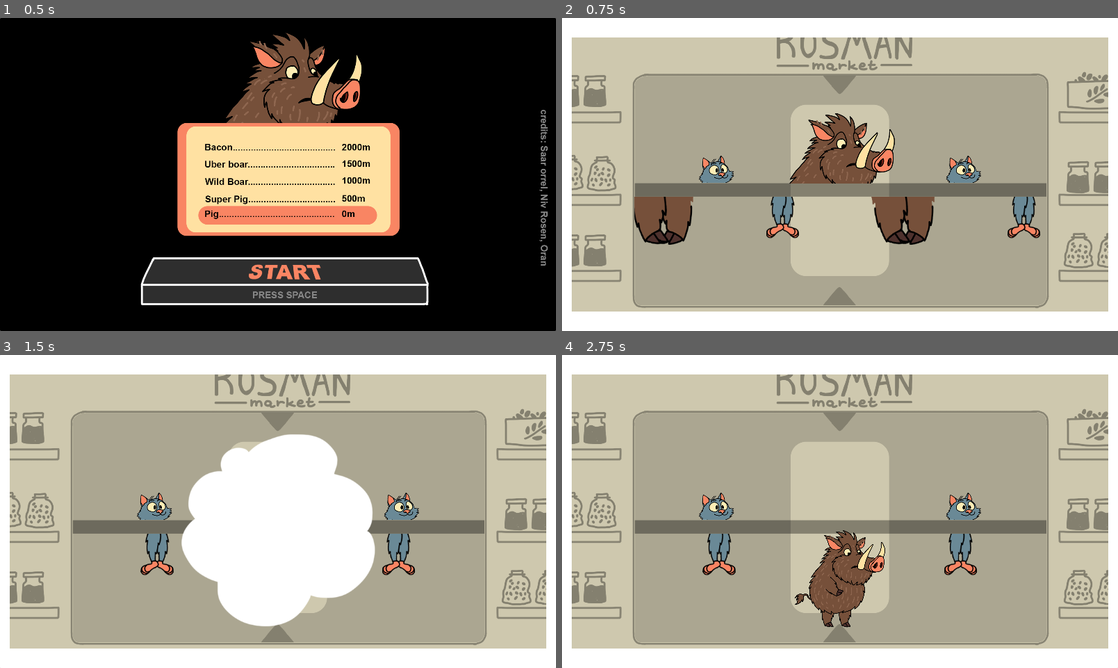
Above: before the commit, frames 1-4 (two rows, left to right).
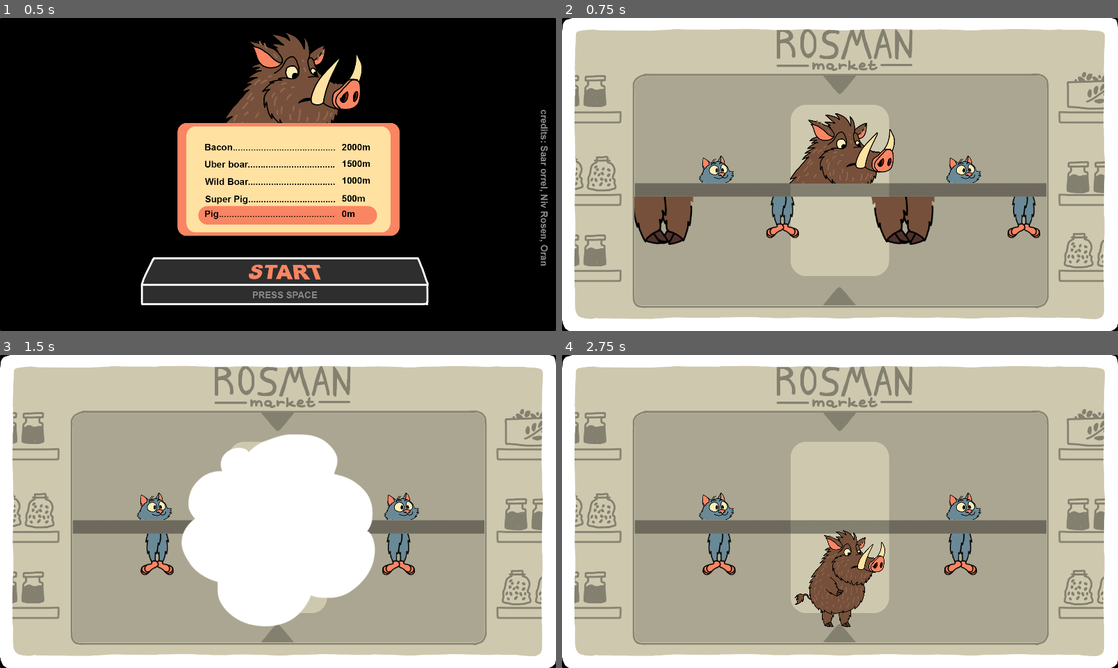
Above: after the commit, the same moments.

Repository: danielr0159/ggj2024
Game: Godot game, scene res://hub.tscn
Two runs of this game, one before a commit and one after it. Both use one fixed random seed, a clock stepped at 60 frames per second and the inputs below.
Inputs (mouse positions are in pixels of both pictures, inside the frame that each line leads up to):
- Up to frame 1 (0.5 s): no input
- Up to frame 2 (0.75 s): click (840, 174) at 0.5 s
- Up to frame 3 (1.5 s): click (278, 511) at 1.25 s
- Up to frame 4 (2.75 s): click (840, 511) at 2 s

Frame 1 is identical in both runs. In frame 2, 5.6% of the frame differs, in the area x 0-100%, y 0-100%; in frame 3, 5.6%; in frame 4, 5.6%.

Commit message:
Added static screen graphics

Diff:
--- a/common/frame.tscn
+++ b/common/frame.tscn
@@ -1,22 +1,10 @@
-[gd_scene format=3 uid="uid://c6mx0jvv7chl1"]
+[gd_scene load_steps=2 format=3 uid="uid://c6mx0jvv7chl1"]
+
+[ext_resource type="Texture2D" uid="uid://cajxlubaphliw" path="res://assets/images/frame/frame.png" id="1_33ntx"]
 
 [node name="Frame" type="Node2D"]
 
-[node name="ColorRect" type="ColorRect" parent="."]
-offset_right = 1152.0
-offset_bottom = 40.0
-
-[node name="ColorRect3" type="ColorRect" parent="."]
-offset_left = -10.0
-offset_right = 20.0
-offset_bottom = 648.0
-
-[node name="ColorRect4" type="ColorRect" parent="."]
-offset_left = 1132.0
-offset_right = 1162.0
-offset_bottom = 648.0
-
-[node name="ColorRect2" type="ColorRect" parent="."]
-offset_top = 608.0
-offset_right = 1152.0
-offset_bottom = 648.0
+[node name="Frame" type="Sprite2D" parent="."]
+position = Vector2(623, 324)
+scale = Vector2(0.6, 0.6)
+texture = ExtResource("1_33ntx")
--- a/screens/badge.tscn
+++ b/screens/badge.tscn
@@ -1,6 +1,7 @@
-[gd_scene load_steps=8 format=3 uid="uid://dchaccia8b5lg"]
+[gd_scene load_steps=9 format=3 uid="uid://dchaccia8b5lg"]
 
 [ext_resource type="Script" path="res://scripts/badge.gd" id="1_hc02a"]
+[ext_resource type="Texture2D" uid="uid://b342ekeo07dyd" path="res://assets/images/badge/upgrade_1.png" id="2_p6eih"]
 [ext_resource type="PackedScene" uid="uid://ccx8n7nigis8c" path="res://assets/rigs/pig.tscn" id="2_pnyvw"]
 [ext_resource type="PackedScene" uid="uid://c6mx0jvv7chl1" path="res://common/frame.tscn" id="3_s2wpq"]
 
@@ -181,6 +182,11 @@
 [node name="Badge" type="Node2D"]
 script = ExtResource("1_hc02a")
 
+[node name="Upgrade1" type="Sprite2D" parent="."]
+position = Vector2(576, 324)
+scale = Vector2(0.6, 0.6)
+texture = ExtResource("2_p6eih")
+
 [node name="Frame" parent="." instance=ExtResource("3_s2wpq")]
 
 [node name="Pig" parent="." instance=ExtResource("2_pnyvw")]
--- a/screens/dead.tscn
+++ b/screens/dead.tscn
@@ -1,6 +1,7 @@
-[gd_scene load_steps=5 format=3 uid="uid://cyhxomtxt7y7e"]
+[gd_scene load_steps=6 format=3 uid="uid://cyhxomtxt7y7e"]
 
 [ext_resource type="Script" path="res://scripts/dead.gd" id="1_e5k68"]
+[ext_resource type="Texture2D" uid="uid://d3ab1xb6gjtby" path="res://assets/images/dead/you_loose.png" id="2_ph6qx"]
 
 [sub_resource type="Animation" id="Animation_18uxs"]
 resource_name = "RESET"
@@ -18,6 +19,11 @@
 [node name="Dead" type="Node2D"]
 script = ExtResource("1_e5k68")
 
+[node name="YouLoose" type="Sprite2D" parent="."]
+position = Vector2(576, 324)
+scale = Vector2(0.6, 0.6)
+texture = ExtResource("2_ph6qx")
+
 [node name="AnimationPlayer" type="AnimationPlayer" parent="."]
 libraries = {
 "": SubResource("AnimationLibrary_ls6xl")
Binary file added: assets/images/badge/upgrade_1.png
Not shown, added: assets/images/badge/upgrade_1.png.import
Binary file added: assets/images/dead/you_loose.png
Not shown, added: assets/images/dead/you_loose.png.import
Binary file added: assets/images/frame/frame.png
Not shown, added: assets/images/frame/frame.png.import
